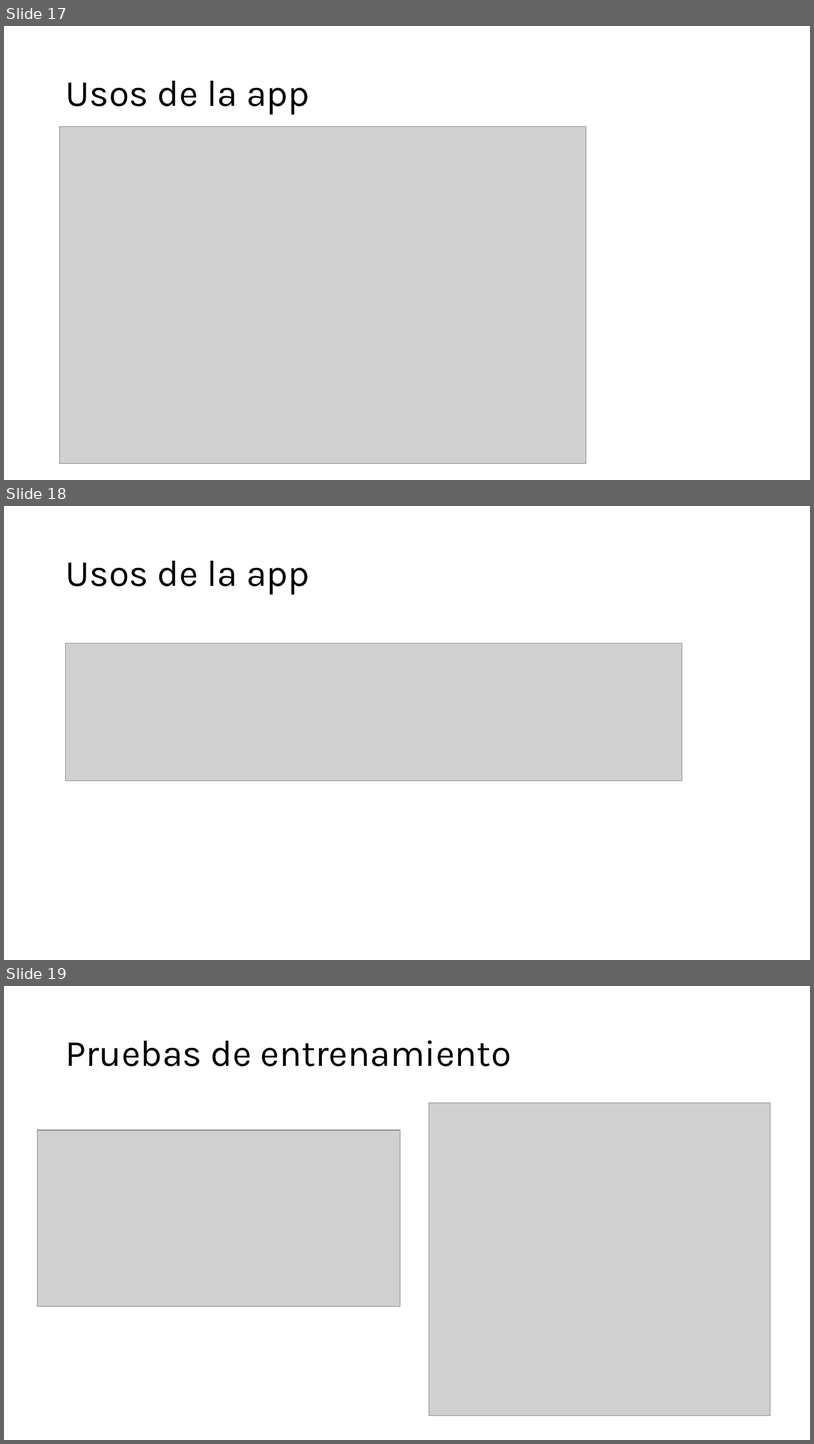
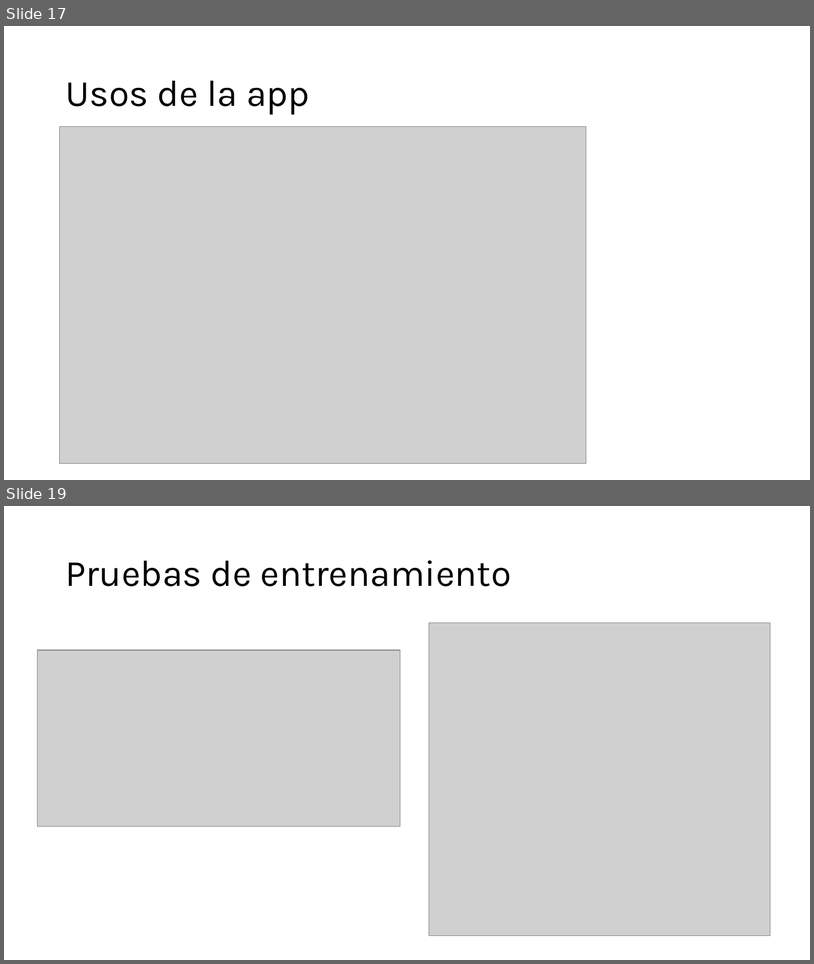
Before and after one commit to ricrod01/PROYECTO_4_DL, a slide deck: docs/Presentacion_Proyecto4.pptx. Shown one above the other, each under a label of ours: slides 17, 18 and 19 before the commit, slides 17 and 19 after it; the slides between them are not shown. The pictures are 814x1444 and 814x964 pixels, drawn with LibreOffice and Linux fonts; fonts in the diff are those of the drawing; grey boxes stand for pictures. Boxes give left, top, right and bottom in pixels: in the first picture for what was removed or moved away, otherwise in the second. Text is boxed around its words. In the diff, an @@ line names an element or a change of style, - is before the commit and + after.

```diff
--- a/docs/Presentacion_Proyecto4.pptx
+++ b/docs/Presentacion_Proyecto4.pptx
@@ slide 18 removed at [4, 506, 810, 960], background #FFFFFF @@
@@ title removed at [65, 561, 310, 595] @@
-Usos de la app
@@ picture removed at [66, 643, 683, 781] @@
```
Also in this commit, not shown: 1 slide added.
